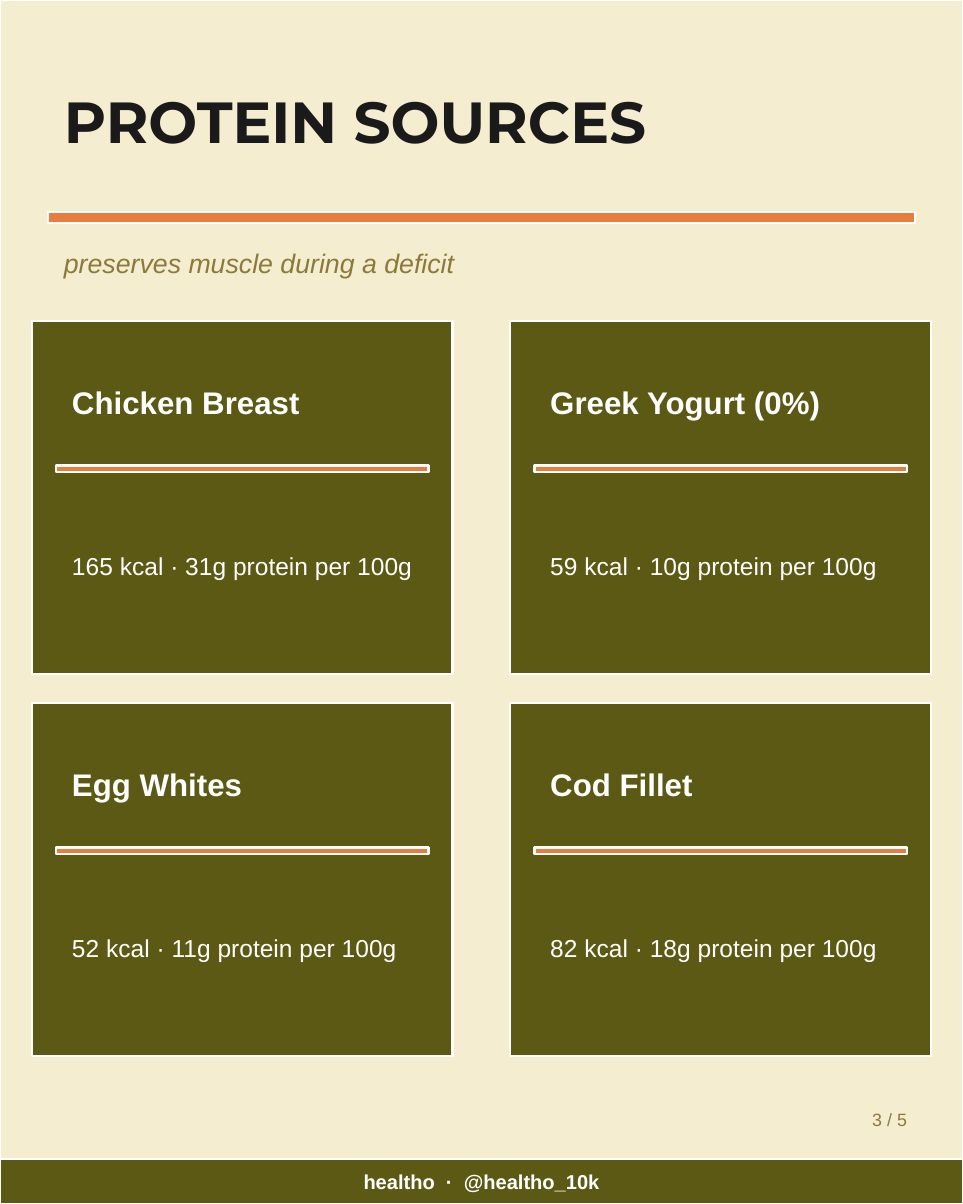
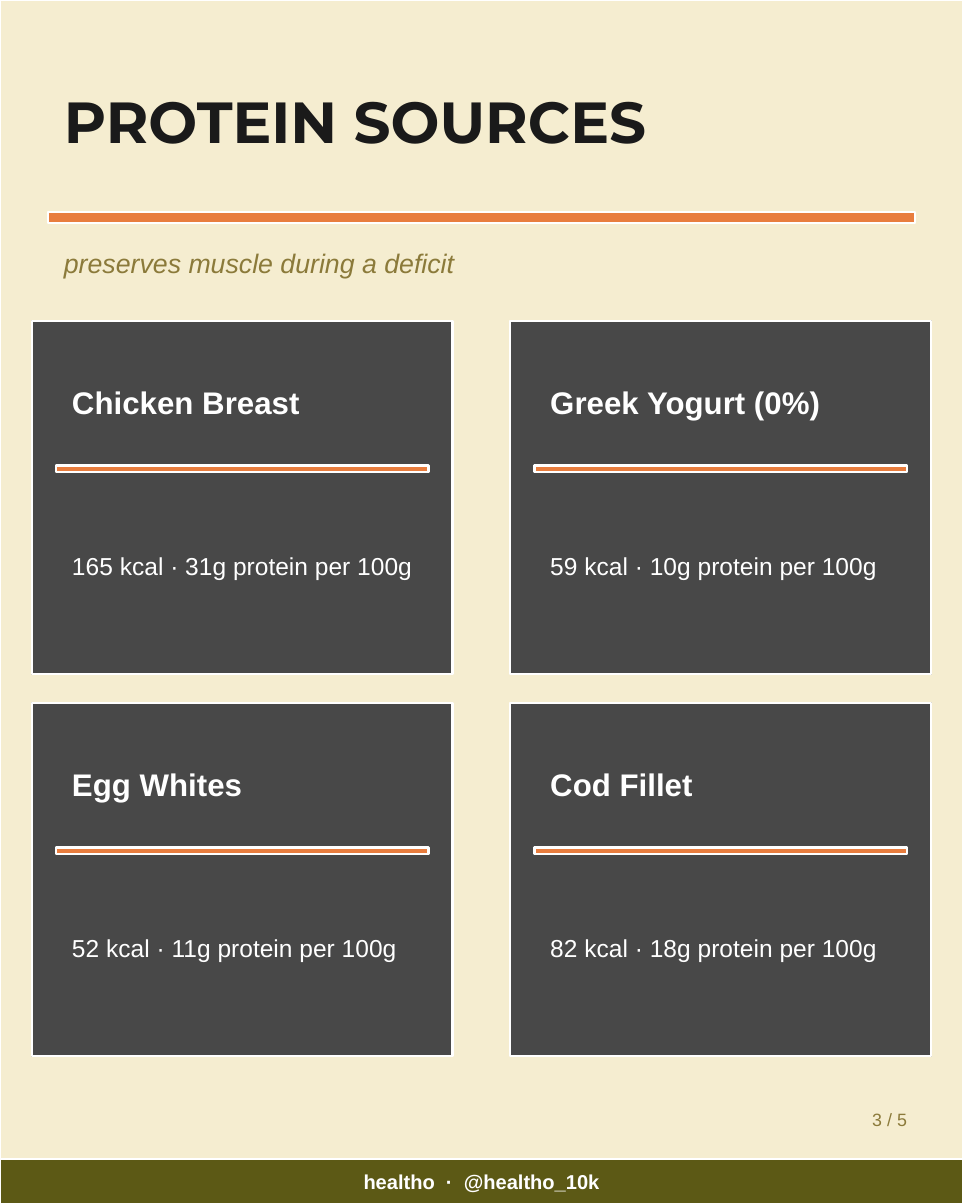
Before and after one commit to healtho-app/healtho, a slide deck: slide 3 of automation/output/2026-03-24-week13-topic3-carousel.pptx. Drawn at 963x1204 pixels with LibreOffice and Linux fonts; fonts in the diff are those of the drawing; grey boxes stand for pictures. Boxes give left, top, right and bottom in pixels: in the first picture for what was removed or moved away, otherwise in the second. Text is boxed around its words. In the diff, an @@ line names an element or a change of style, - is before the commit and + after.

```diff
--- a/automation/output/2026-03-24-week13-topic3-carousel.pptx
+++ b/automation/output/2026-03-24-week13-topic3-carousel.pptx
@@ picture added at <box>32,321,453,674</box> @@
@@ picture added at <box>510,321,931,674</box> @@
@@ picture added at <box>32,703,453,1056</box> @@
@@ fill #5C5915 to #000000 at 65% opacity in 4 elements at <box>32,321,453,674</box>, <box>510,321,931,674</box>, <box>32,703,453,1056</box>, <box>510,703,931,1056</box> @@
@@ picture added at <box>510,703,931,1056</box> @@
```
Also in this commit, not shown: 3 other slides changed, 5 other files.
